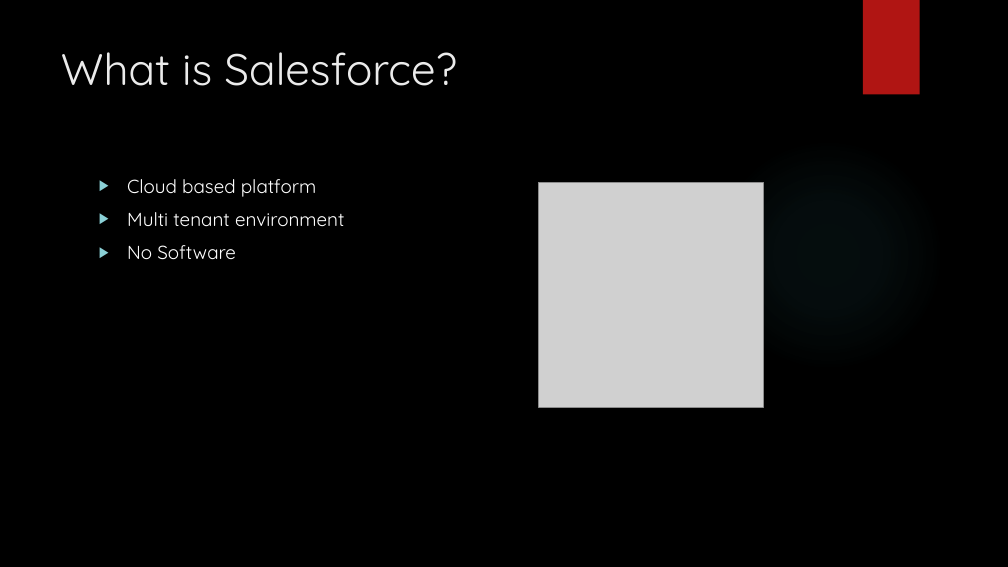
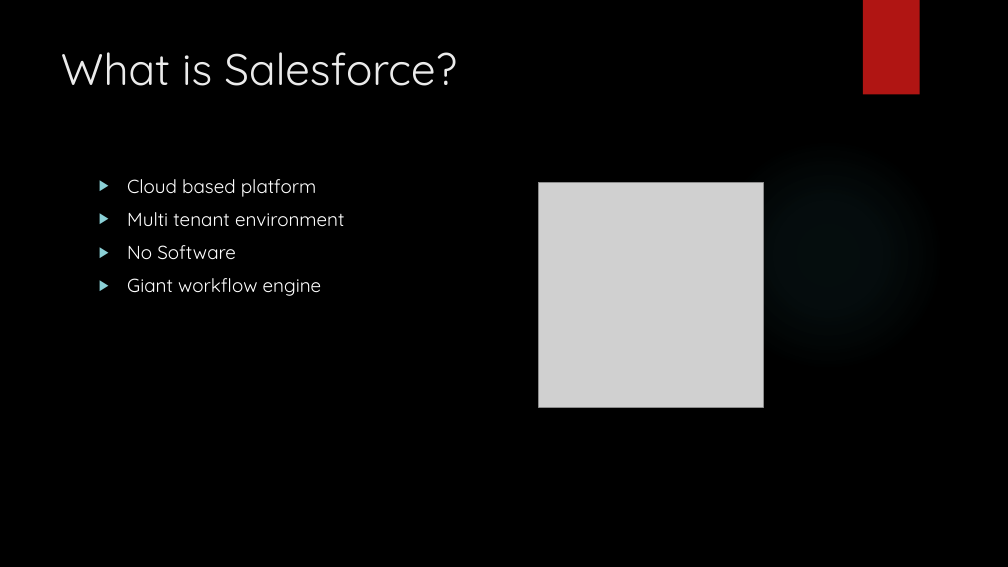
Before and after one commit to ChristianLinenko/Salesforce101, a slide deck: slide 3 of Week 1/Lecture - Week 1.pptx. Drawn at 1008x567 pixels with LibreOffice and Linux fonts; fonts in the diff are those of the drawing; grey boxes stand for pictures; background and template pictures are left out. Boxes give left, top, right and bottom in pixels: in the first picture for what was removed or moved away, otherwise in the second. Text is boxed around its words. In the diff, an @@ line names an element or a change of style, - is before the commit and + after.

```diff
--- a/Week 1/Lecture - Week 1.pptx
+++ b/Week 1/Lecture - Week 1.pptx
@@ text at [127,278,322,296]: paragraph added @@
+▶ Giant workflow engine
```
Also in this commit, not shown: 1 slide added.
